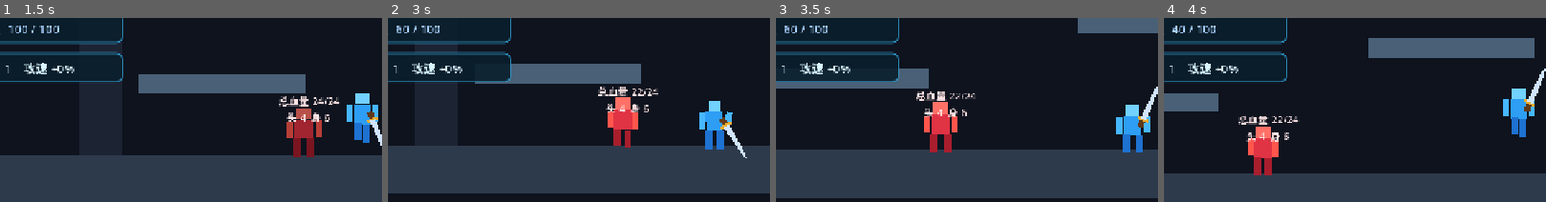
Above: before the commit, frames 1-4 (left to right).
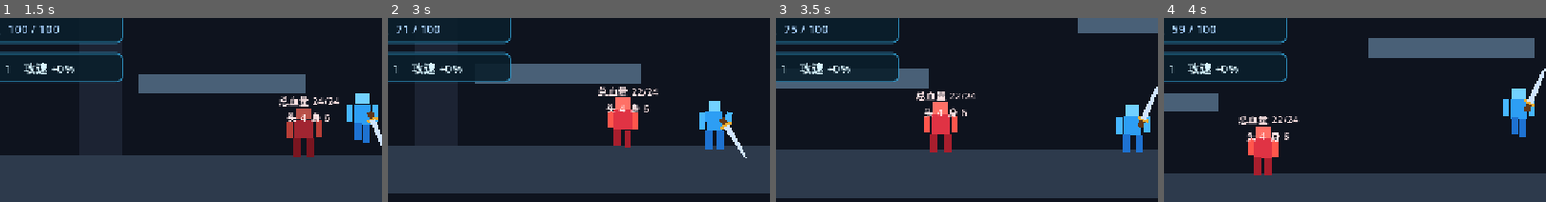
Above: after the commit, the same moments.

Repository: gaoyiyankami/holidaygame
Game: Godot game, scene res://scenes/main/main.tscn
The game is run twice, just before and just after one commit, with the same random seed, the same clock (stepped at 60 frames per second) and the same inputs.
Inputs:
- Up to frame 1 (1.5 s): hold D (move_right) from 0.53 s (still down); tap J (attack) at 0.6 s; tap Space (jump) at 0.77 s; tap K (dash) at 0.8, 1.35 s
- Up to frame 2 (3 s): tap Space (jump) at 1.52 s; tap L (spell) at 1.55, 2.1 s; release D (move_right) at 2.03 s; hold A (move_left) 2.03-2.78 s; tap J (attack) at 2.3, 2.85 s; hold D (move_right) from 2.78 s (still down)
- Up to frame 3 (3.5 s): keep holding D (move_right); tap Space (jump) at 3.02 s; tap K (dash) at 3.05 s
- Up to frame 4 (4 s): keep holding D (move_right); tap K (dash) at 3.6 s; tap Space (jump) at 3.77 s; tap L (spell) at 3.8 s
The pictures show only the part of the screen within x 6-56%, y 40-90%; the shares and areas given below are measured in that part.

Frame 1 is identical in both runs. In frame 2, 0.1% of the frame differs, in the area x 2-6%, y 4-9%; in frame 3, less than 0.1%; in frame 4, less than 0.1%.

Commit message:
Add automatic mana regeneration

Diff:
--- a/scripts/player/player.gd
+++ b/scripts/player/player.gd
@@ -40,6 +40,7 @@
 @export_category("Magic")
 @export var max_mana: int = 100
 @export var spell_cost: int = 20
+@export var mana_regen_per_second: float = 8.0
 
 @export_category("Dash")
 @export var dash_speed: float = 760.0
@@ -55,6 +56,7 @@
 var _gravity: float = 1600.0
 var _health: int
 var _mana: int
+var _mana_regen_buffer: float = 0.0
 var _coyote_timer: float = 0.0
 var _jump_buffer_timer: float = 0.0
 var _attack_timer: float = 0.0
@@ -103,6 +105,7 @@
 
 func _physics_process(delta: float) -> void:
 	_animation_time += delta
+	_regenerate_mana(delta)
 	_update_timers(delta)
 	if _dash_timer > 0.0:
 		_update_dash(delta)
@@ -422,6 +425,19 @@
 	return _mana
 
 
+func _regenerate_mana(delta: float) -> void:
+	if _mana >= max_mana:
+		_mana_regen_buffer = 0.0
+		return
+	_mana_regen_buffer += mana_regen_per_second * delta
+	var restored := floori(_mana_regen_buffer)
+	if restored <= 0:
+		return
+	_mana_regen_buffer -= restored
+	_mana = mini(_mana + restored, max_mana)
+	mana_changed.emit(_mana, max_mana)
+
+
 func cast_spell() -> bool:
 	if _mana < spell_cost:
 		return false
--- a/tests/body_parts_test.gd
+++ b/tests/body_parts_test.gd
@@ -115,8 +115,11 @@
 	await get_tree().create_timer(0.35).timeout
 	var spell_worked := spell_cast and player.get_mana() == mana_before - player.spell_cost \
 		and _total_health(spell_enemy.get_node("Visual/Parts").get_children()) < spell_before
+	var mana_after_spell := player.get_mana()
+	await get_tree().create_timer(0.3).timeout
+	var mana_regenerated := player.get_mana() > mana_after_spell
 
-	print("Body parts test: base=%s animation=%s timing=%s iframe=%s walls=%s air=%s dash=%s low=%s spell=%s" % [
+	print("Body parts test: base=%s animation=%s timing=%s iframe=%s walls=%s air=%s dash=%s low=%s spell=%s regen=%s" % [
 		six_parts_created,
 		parts_animated,
 		no_damage_during_windup and sword_hit_part and sword_animated and attack_has_recovery,
@@ -126,6 +129,7 @@
 		dash_attack_worked,
 		low_attack_worked,
 		spell_worked,
+		mana_regenerated,
 	])
 
 	var passed := six_parts_created and independent_health and destroyed_part_hidden \
@@ -133,7 +137,7 @@
 		and sword_hit_part and sword_animated and attack_has_recovery \
 		and dash_iframe_worked and room_walls_cover_height \
 		and air_attack_worked and dash_attack_worked \
-		and low_attack_worked and spell_worked
+		and low_attack_worked and spell_worked and mana_regenerated
 	get_tree().quit(0 if passed else 1)
 
 
Not shown, changed: README.md
